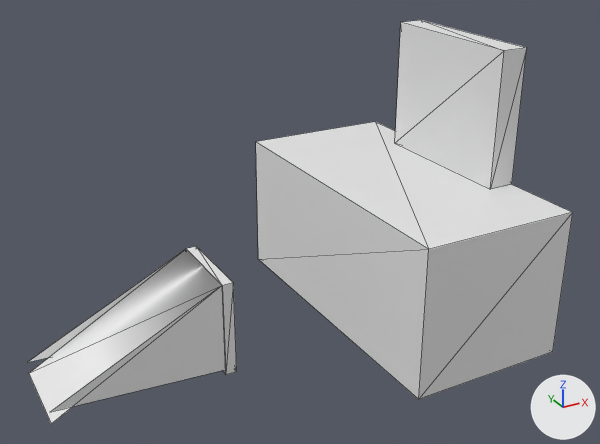
An edit to the OBJ model models/areas/thicket/stone_2_0.obj, drawn before and after from the same camera.
Before and after are seen from a 50 mm lens placed at (32.5, -24.2, 16.0), pointed at (45.4, -0.8, 4.2). The axes (+X, +Y, +Z) are drawn at lower right. The lights are the same throughout. The older version comes first. Mesh edges are drawn as thin lines. Where no turn or scale is listed for an object, it has been applied to the vertices. Vertices at exactly the same position are counted once.

In view in the first picture: 'stone_2_0'.
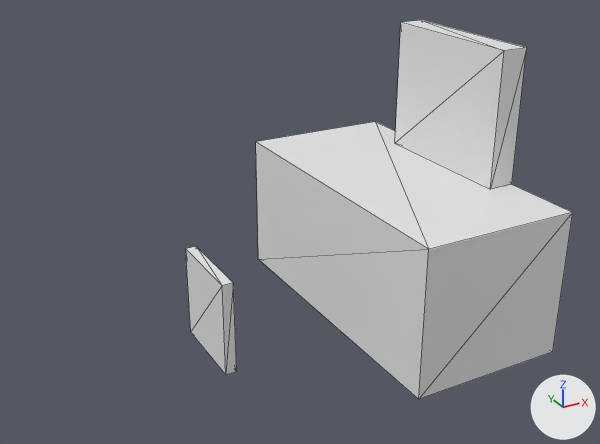
The change, as a list of edits to the scene's bpy script:
```text
Change me_stone_2_0:
    used by ob_stone_2_0; location = (0.0, 0.0, 0.0)
    remove me_stone_2_0.from_pydata(...)  # 32 vertices, 40 faces; spans x 36.0..53.0, y -6.0..6.0, z -0.5..10.0
    add me_stone_2_0.from_pydata(...)  # 24 vertices, 36 faces; spans x 42.0..53.0, y -6.0..6.0, z -0.5..10.0
    me_stone_2_0 part 1
    8 vertices are removed from x 36.0..42.0, y -1.6..1.6, z -0.4..3.0
    11 faces are deleted
    7 new faces join them
```

Changed parts and their boxes (x1, y1, x2, y2) in the pictures (600 x 444 px):
'stone_2_0', reshaped (29% narrower, 6% shorter): before (29, 20, 573, 424); after (186, 20, 573, 399)
part 1 of me_stone_2_0, cut back: before (29, 246, 233, 424); after (186, 246, 233, 374)
